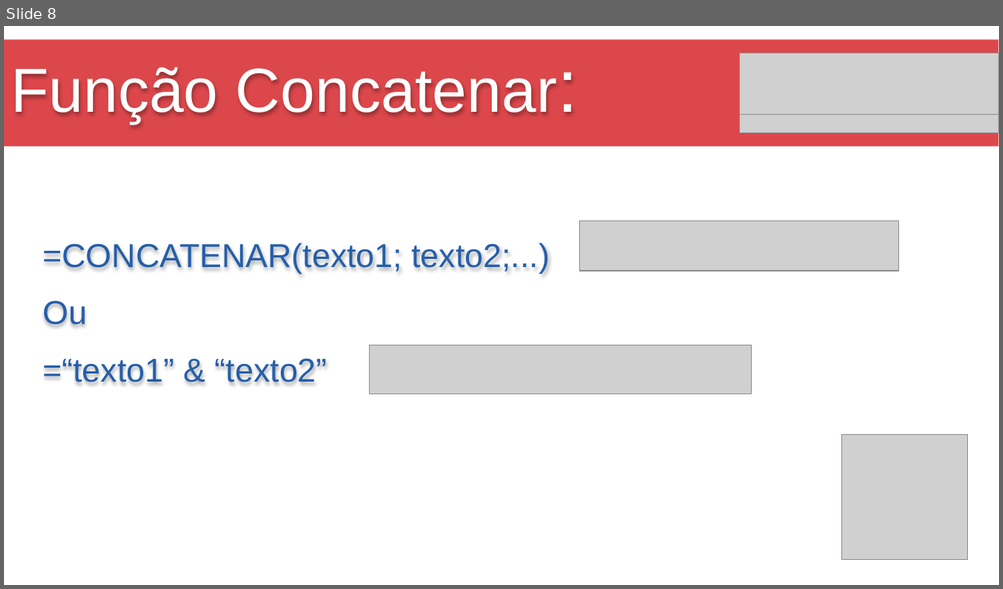
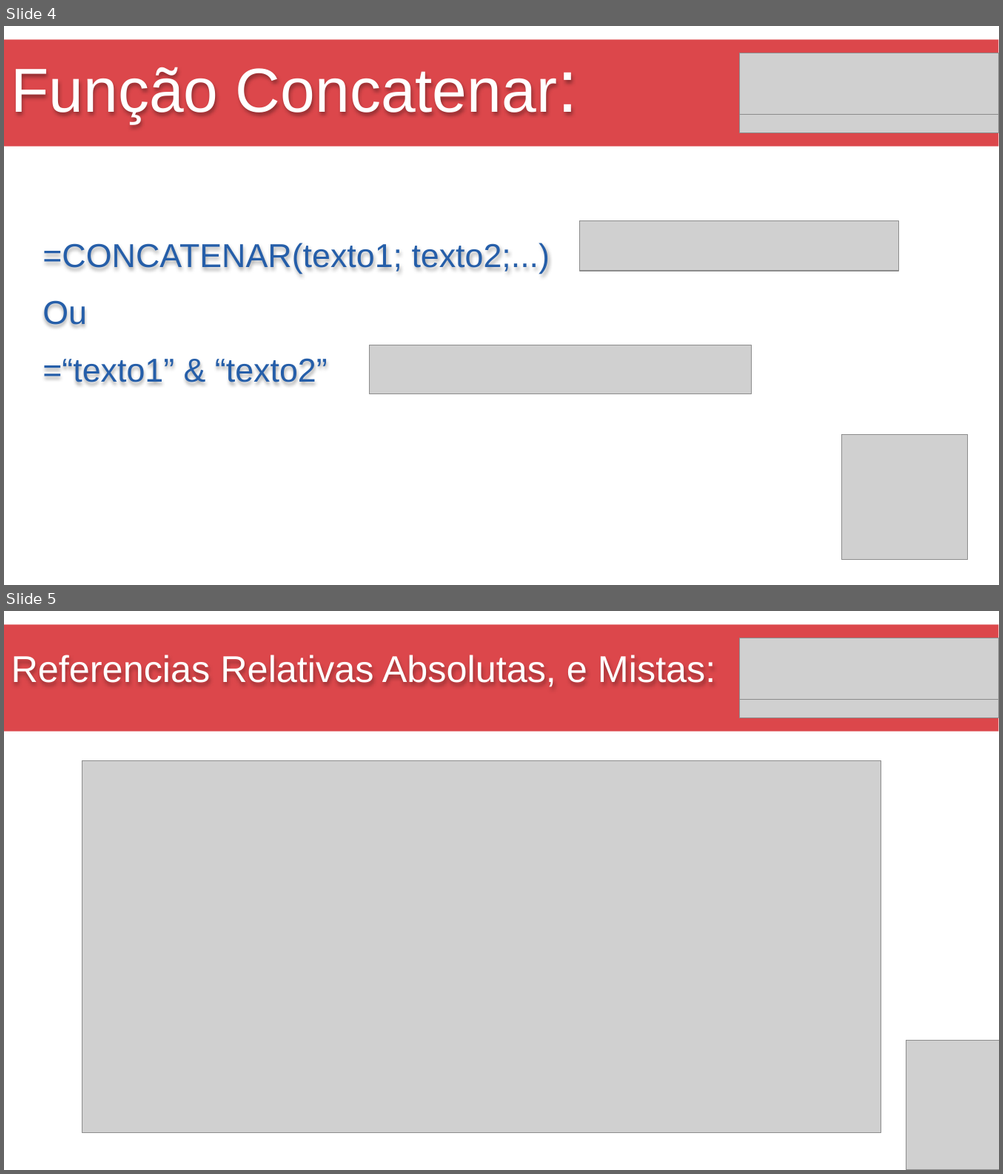
Before and after one commit to Marcsuper/TeachX, a slide deck: Turma 462 - Outubro 2017/Aula 2/Aula de Excel 2.pptx. Shown one above the other, each under a label of ours: slide 8 before the commit, slides 4 and 5 after it. The pictures are 1003x589 and 1003x1174 pixels, drawn with LibreOffice and Linux fonts; fonts in the diff are those of the drawing; grey boxes stand for pictures. Boxes give left, top, right and bottom in pixels: in the first picture for what was removed or moved away, otherwise in the second. Text is boxed around its words. In the diff, an @@ line names an element or a change of style, - is before the commit and + after.

```diff
--- a/Turma 462 - Outubro 2017/Aula 2/Aula de Excel 2.pptx
+++ b/Turma 462 - Outubro 2017/Aula 2/Aula de Excel 2.pptx
@@ slide 5 added at (x1=4, y1=611, x2=999, y2=1170), background #FFFFFF @@
@@ rectangle added at (x1=4, y1=624, x2=998, y2=731), fill #DC474B @@
@@ title added at (x1=11, y1=655, x2=716, y2=687), 36 pt, text #FFFFFF @@
+Referencias Relativas Absolutas, e Mistas:
@@ picture added at (x1=739, y1=638, x2=998, y2=699) @@
@@ picture added at (x1=740, y1=700, x2=999, y2=718) @@
@@ picture added at (x1=82, y1=761, x2=882, y2=1133) @@
@@ picture added at (x1=906, y1=1041, x2=999, y2=1170) @@
@@ what was slide 8 is now slide 4 @@
```
Also in this commit, not shown: 2 slides changed, 4 slides removed, 10 other files.
